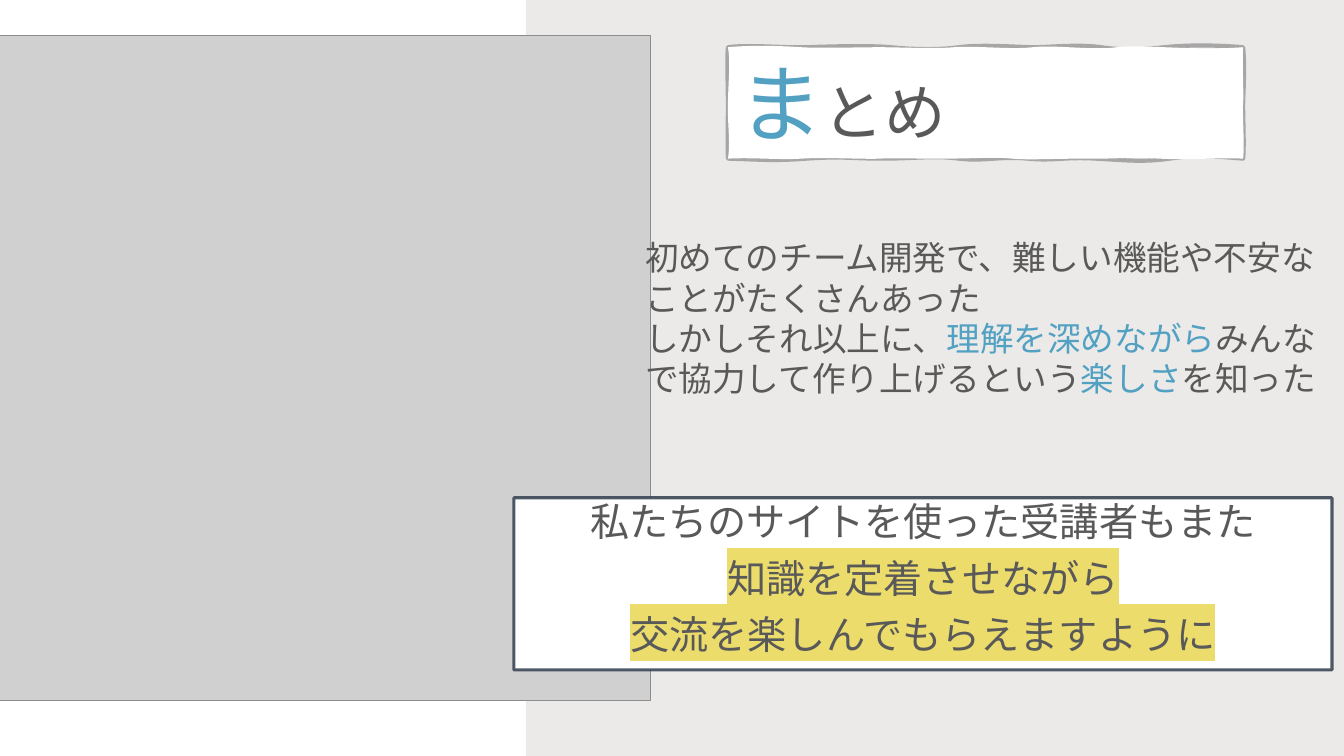
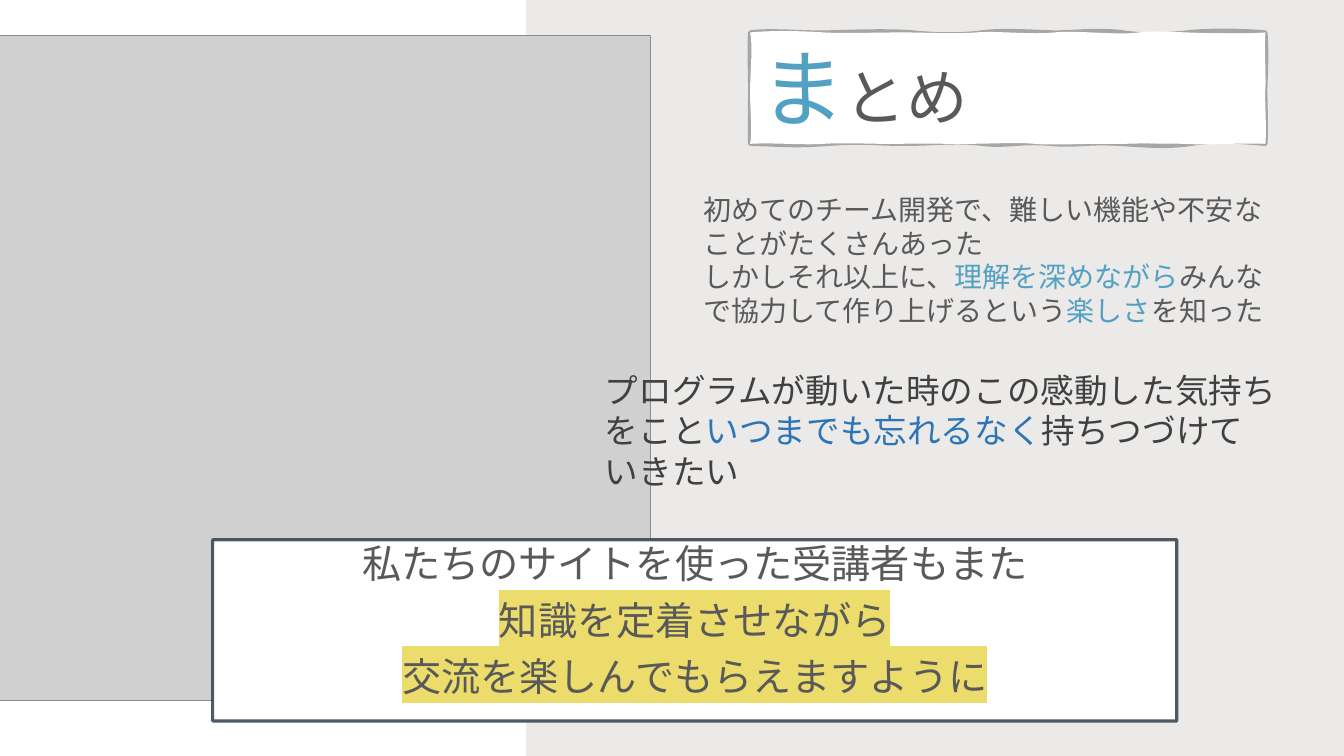
Before and after one commit to DOJO-2021/C-2, a slide deck: slide 26 of documents/SkyNHプレゼンテーションひな形4.pptx (slide 27 before the commit). Drawn at 1344x756 pixels with LibreOffice and Linux fonts; fonts in the diff are those of the drawing; grey boxes stand for pictures. Boxes give left, top, right and bottom in pixels: in the first picture for what was removed or moved away, otherwise in the second. Text is boxed around its words. In the diff, an @@ line names an element or a change of style, - is before the commit and + after.

```diff
--- a/documents/SkyNHプレゼンテーションひな形4.pptx
+++ b/documents/SkyNHプレゼンテーションひな形4.pptx
@@ freeform shape "まとめ": place and size @@
-freeform shape "まとめ" at <box>728,47,1243,159</box>
+freeform shape "まとめ" at <box>750,32,1265,144</box>
@@ text "初めてのチーム開発で、難しい機能や不安なことがたくさんあった": place and size @@
-text "初めてのチーム開発で、難しい機能や不安なことがたくさんあった" at <box>645,236,1316,401</box>
+text "初めてのチーム開発で、難しい機能や不安なことがたくさんあった" at <box>703,196,1263,323</box>
@@ text "初めてのチーム開発で、難しい機能や不安なことがたくさんあった" at <box>703,196,1263,323</box>: size 24 to 20 pt @@
@@ text added at <box>605,368,1276,493</box>, 24 pt, text #404040 @@
+プログラムが動いた時のこの感動した気持ちをこといつまでも忘れるなく持ちつづけて
+いきたい
@@ text "私たちのサイトを使った受講者もまた": place and size @@
-text "私たちのサイトを使った受講者もまた" at <box>514,498,1333,670</box>
+text "私たちのサイトを使った受講者もまた" at <box>213,540,1178,722</box>
```
Also in this commit, not shown: 12 other slides changed, 1 slide removed.
